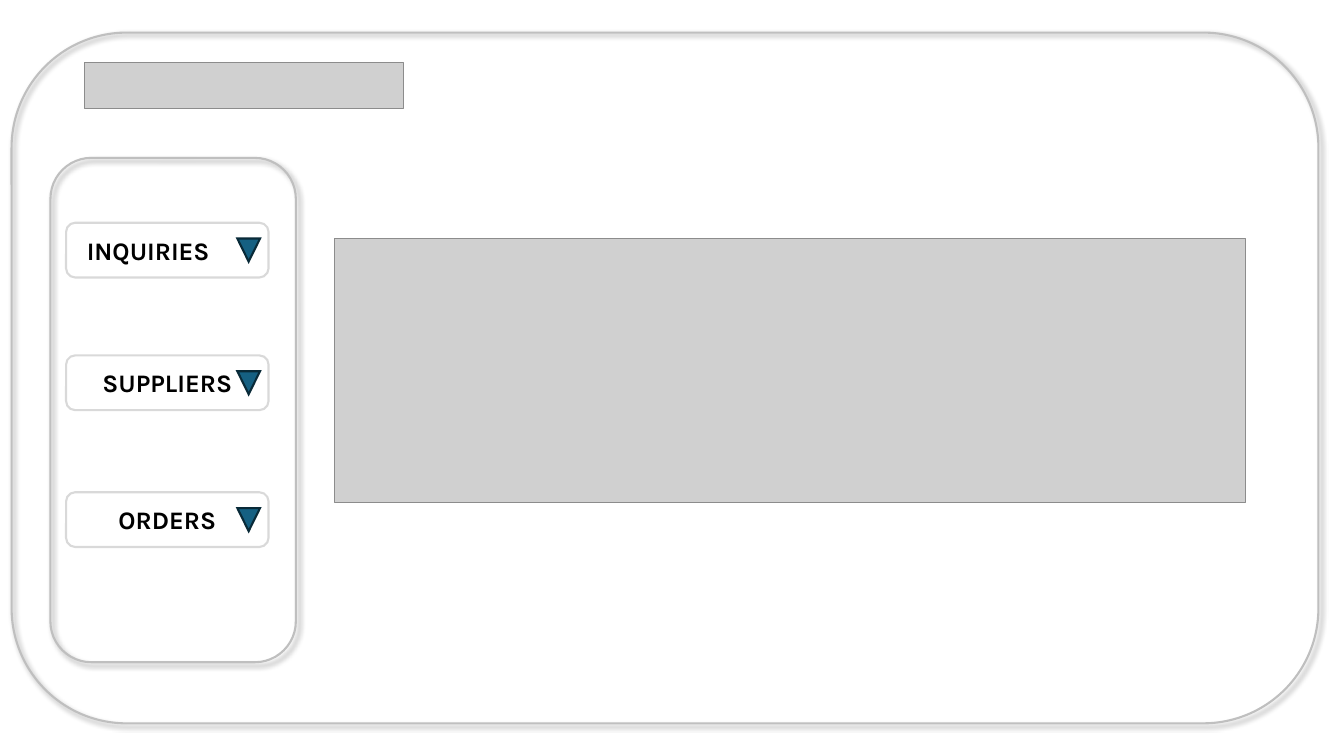
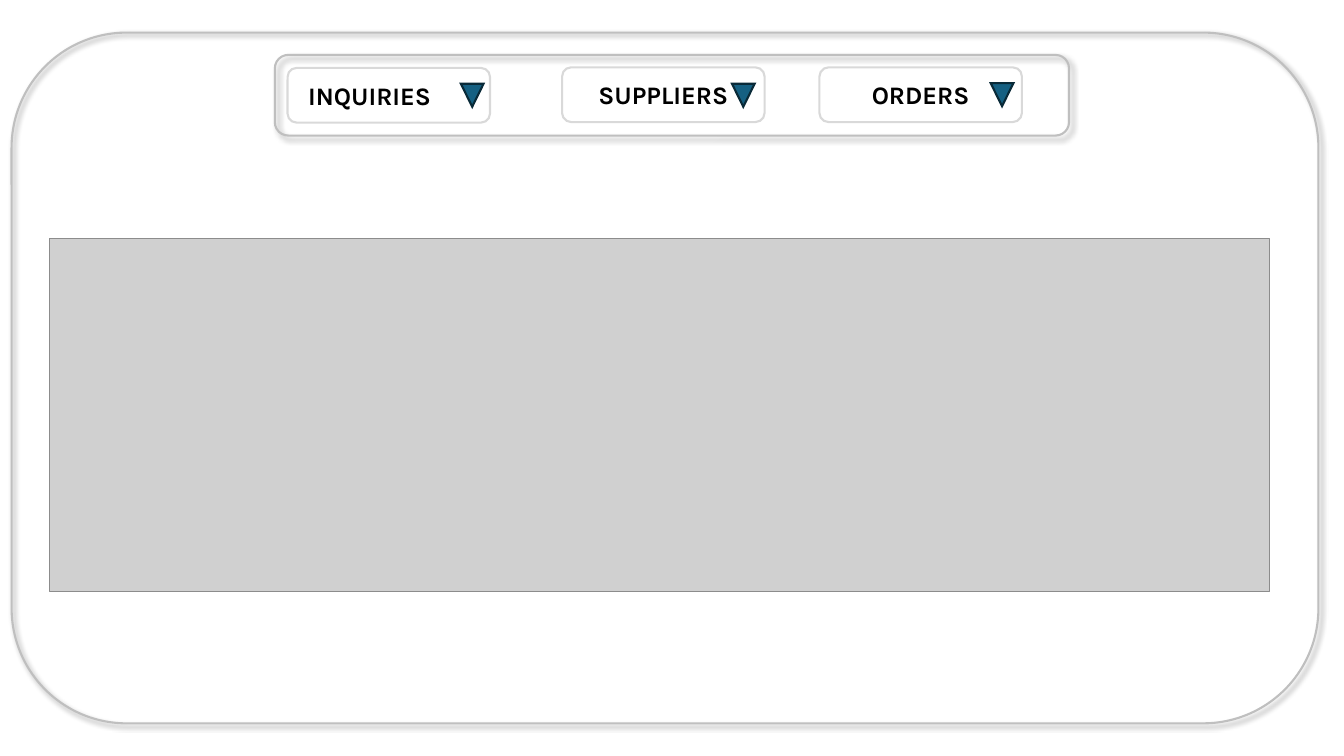
Before and after one commit to prassanna16/supply-track, a slide deck: slide 4 of design ex..pptx. Drawn at 1344x756 pixels with LibreOffice and Linux fonts; fonts in the diff are those of the drawing; grey boxes stand for pictures. Boxes give left, top, right and bottom in pixels: in the first picture for what was removed or moved away, otherwise in the second. Text is boxed around its words. In the diff, an @@ line names an element or a change of style, - is before the commit and + after.

```diff
--- a/design ex..pptx
+++ b/design ex..pptx
@@ rounded rectangle: place and size @@
-rounded rectangle at [50, 158, 295, 662]
+rounded rectangle at [275, 55, 1070, 136]
@@ picture removed at [85, 63, 403, 108] @@
@@ rounded rectangle "INQUIRIES": place and size @@
-rounded rectangle "INQUIRIES" at [67, 223, 269, 277]
+rounded rectangle "INQUIRIES" at [287, 68, 490, 122]
@@ flow chart merge: place and size @@
-flow chart merge at [237, 239, 259, 262]
+flow chart merge at [461, 84, 483, 107]
@@ rounded rectangle "SUPPLIERS": place and size @@
-rounded rectangle "SUPPLIERS" at [67, 356, 269, 410]
+rounded rectangle "SUPPLIERS" at [563, 68, 765, 122]
@@ flow chart merge: place and size @@
-flow chart merge at [237, 371, 259, 394]
+flow chart merge at [732, 84, 754, 107]
@@ rounded rectangle "ORDERS": place and size @@
-rounded rectangle "ORDERS" at [67, 492, 269, 546]
+rounded rectangle "ORDERS" at [820, 68, 1022, 122]
@@ flow chart merge: place and size @@
-flow chart merge at [237, 508, 259, 531]
+flow chart merge at [991, 84, 1013, 107]
@@ picture: place and size @@
-picture at [335, 239, 1245, 503]
+picture at [49, 239, 1269, 592]
```
Also in this commit, not shown: 1 slide added, 1 other file.
